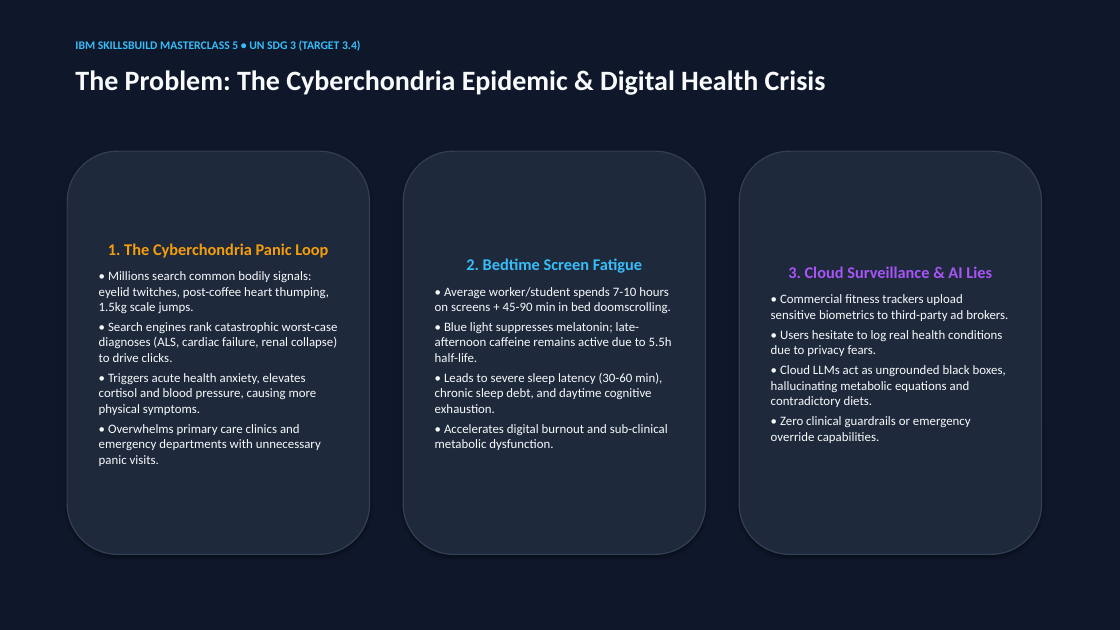
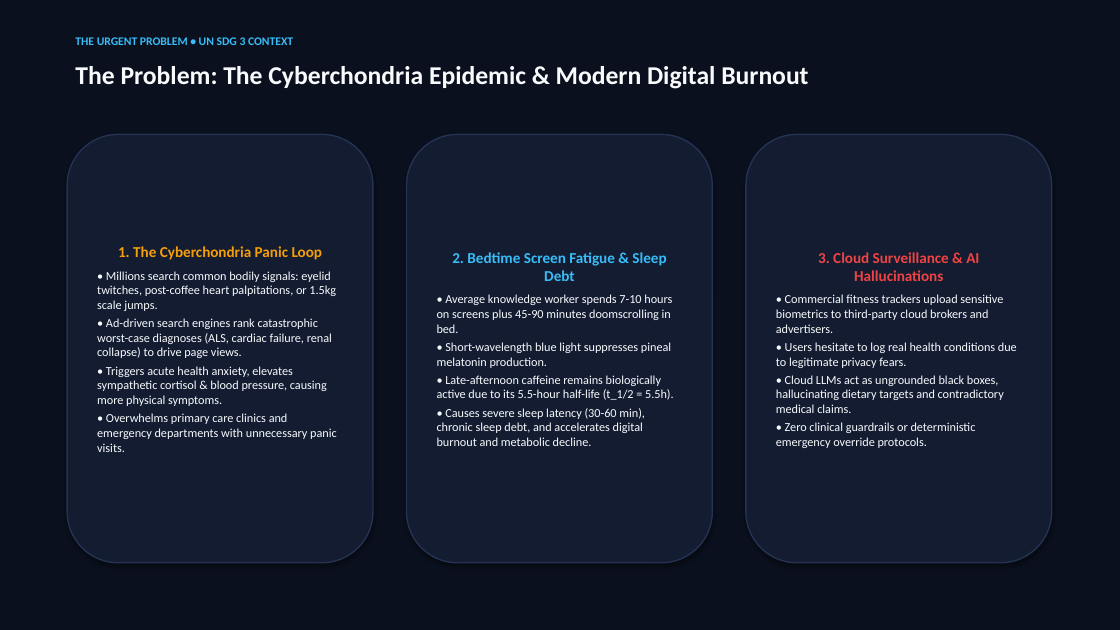
Before and after one commit to Mohammed-Salman-Hussain/VitalSync-AI, a slide deck: slide 2 of VitalSync_AI_Presentation.pptx. Drawn at 1120x630 pixels with LibreOffice and Linux fonts; fonts in the diff are those of the drawing. Boxes give left, top, right and bottom in pixels: in the first picture for what was removed or moved away, otherwise in the second. Text is boxed around its words. In the diff, an @@ line names an element or a change of style, - is before the commit and + after.

```diff
--- a/VitalSync_AI_Presentation.pptx
+++ b/VitalSync_AI_Presentation.pptx
@@ background #0F172A to #0A101D @@
@@ text at (75,37,293,45): text changed @@
-IBM SKILLSBUILD MASTERCLASS 5 • UN SDG 3 (TARGET 3.4)
+THE URGENT PROBLEM • UN SDG 3 CONTEXT
@@ text at (75,66,808,89): text changed; size 24 to 22 pt @@
-The Problem: The Cyberchondria Epidemic & Digital Health Crisis
+The Problem: The Cyberchondria Epidemic & Modern Digital Burnout
@@ rounded rectangle "1. The Cyberchondria Panic Loop": place and size @@
-rounded rectangle "1. The Cyberchondria Panic Loop" at (67,151,370,555)
+rounded rectangle "1. The Cyberchondria Panic Loop" at (67,134,373,563)
@@ fill #1E293B to #131C31; outline #334155 1 pt to #243352 1.2 pt in 3 elements at (67,134,373,563), (746,134,1052,563), (407,134,712,563) @@
@@ rounded rectangle "2. Bedtime Screen Fatigue & ...": place and size @@
-rounded rectangle "2. Bedtime Screen Fatigue & ..." at (403,151,706,555)
+rounded rectangle "2. Bedtime Screen Fatigue & ..." at (407,134,712,563)
@@ rounded rectangle "3. Cloud Surveillance & AI ...": place and size @@
-rounded rectangle "3. Cloud Surveillance & AI ..." at (739,151,1042,555)
+rounded rectangle "3. Cloud Surveillance & AI ..." at (746,134,1052,563)
@@ text in rounded rectangle at (97,246,337,452): size 14 to 13 pt in "1. The Cyberchondria Panic Loop"; size 11 to 10.5 pt in "• Overwhelms primary care clinics and emergency ..."; less space between paragraphs @@
@@ text in rounded rectangle at (437,252,674,446): text changed; size 11 to 10.5 pt @@
-2. Bedtime Screen Fatigue
-• Average worker/student spends 7-10 hours on screens + 45-90 min in bed doomscrolling.
-• Blue light suppresses melatonin; late-afternoon caffeine remains active due to 5.5h half-life.
-• Leads to severe sleep latency (30-60 min), chronic sleep debt, and daytime cognitive exhaustion.
-• Accelerates digital burnout and sub-clinical metabolic dysfunction.
+2. Bedtime Screen Fatigue & Sleep Debt
+• Average knowledge worker spends 7-10 hours on screens plus 45-90 minutes doomscrolling in bed.
+• Short-wavelength blue light suppresses pineal melatonin production.
+• Late-afternoon caffeine remains biologically active due to its 5.5-hour half-life (t_1/2 = 5.5h).
+• Causes severe sleep latency (30-60 min), chronic sleep debt, and accelerates digital burnout and metabolic decline.
@@ text in rounded rectangle at (776,252,1017,448): text changed; size 11 to 10.5 pt @@
-3. Cloud Surveillance & AI Lies
-• Commercial fitness trackers upload sensitive biometrics to third-party ad brokers.
-• Users hesitate to log real health conditions due to privacy fears.
-• Cloud LLMs act as ungrounded black boxes, hallucinating metabolic equations and contradictory diets.
-• Zero clinical guardrails or emergency override capabilities.
+3. Cloud Surveillance & AI Hallucinations
+• Commercial fitness trackers upload sensitive biometrics to third-party cloud brokers and advertisers.
+• Users hesitate to log real health conditions due to legitimate privacy fears.
+• Cloud LLMs act as ungrounded black boxes, hallucinating dietary targets and contradictory medical claims.
+• Zero clinical guardrails or deterministic emergency override protocols.
@@ text in rounded rectangle at (97,271,336,406): text changed; size 11 to 10.5 pt @@
-• Millions search common bodily signals: eyelid twitches, post-coffee heart thumping, 1.5kg scale jumps.
-• Search engines rank catastrophic worst-case diagnoses (ALS, cardiac failure, renal collapse) to drive clicks.
-• Triggers acute health anxiety, elevates cortisol and blood pressure, causing more physical symptoms.
+• Millions search common bodily signals: eyelid twitches, post-coffee heart palpitations, or 1.5kg scale jumps.
+• Ad-driven search engines rank catastrophic worst-case diagnoses (ALS, cardiac failure, renal collapse) to drive page views.
+• Triggers acute health anxiety, elevates sympathetic cortisol & blood pressure, causing more physical symptoms.
```
Also in this commit, not shown: 5 other slides changed, 4 slides added, 6 slides removed, 5 other files.
